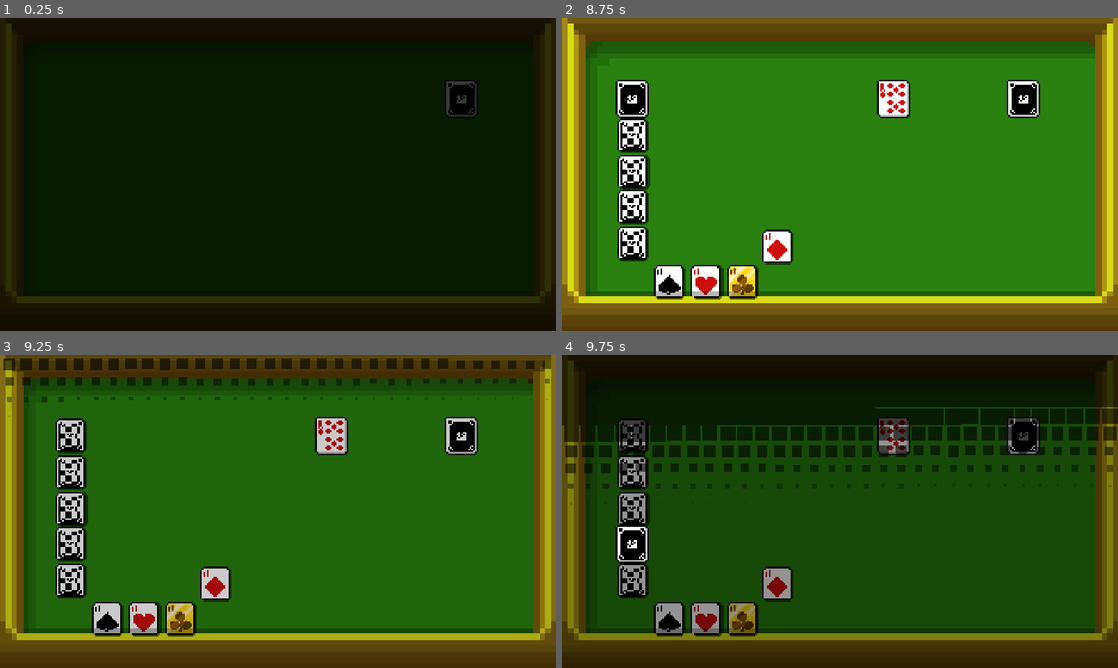
Above: before the commit, frames 1-4 (two rows, left to right).
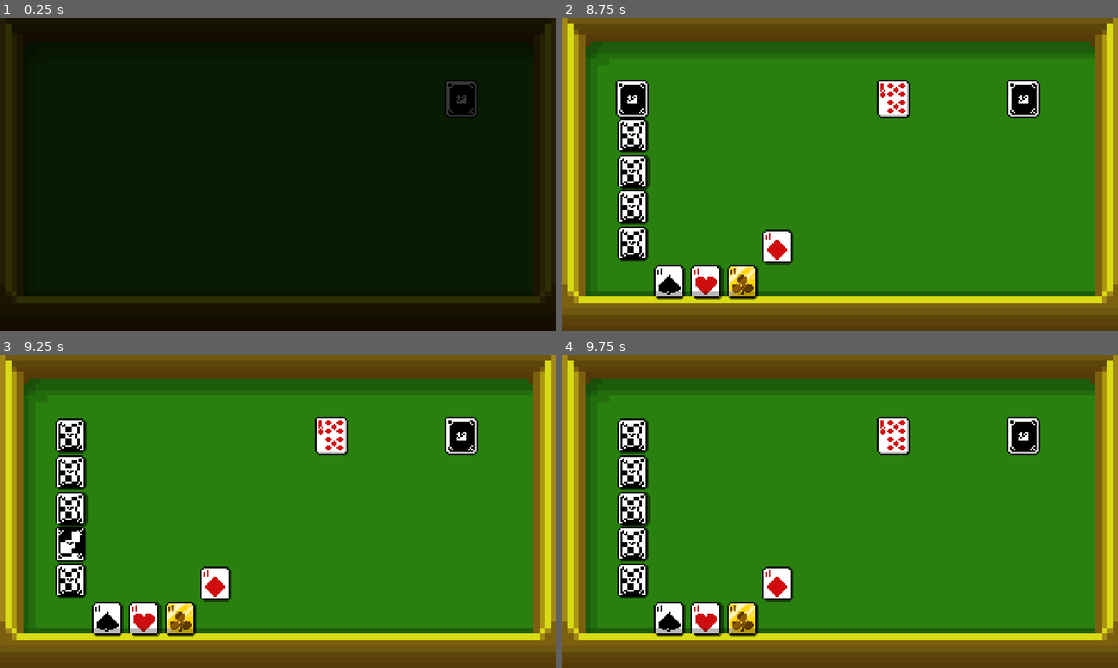
Above: after the commit, the same moments.

Repository: Kristerfer666/Riverhand
Game: Godot game, scene res://main.tscn
Same seed, same stepped clock (60 frames per second), same inputs: the game is played once before the commit and once after it.
Inputs (mouse positions are in pixels of both pictures, inside the frame that each line leads up to):
- Up to frame 1 (0.25 s): no input
- Up to frame 2 (8.75 s): move the mouse to (962, 158) at 0.52 s; click (962, 158) at 0.67 s; drag from (728, 190) to (1023, 96) at 1.27 s; move the mouse to (834, 237) at 2.02 s; click (834, 237) at 2.17 s; drag from (745, 277) to (634, 205) at 2.77 s; drag from (706, 277) to (634, 168) at 3.52 s; drag from (673, 277) to (634, 133) at 4.27 s; move the mouse to (634, 240) at 5.02 s; click (634, 240) at 5.17 s; tap Enter at 5.75 s; drag from (634, 205) to (673, 277) at 5.77 s; tap Space at 6.5 s; drag from (634, 168) to (1023, 96) at 6.52 s; drag from (634, 133) to (634, 240) at 7.27 s; move the mouse to (634, 96) at 8.02 s; click (634, 96) at 8.17 s
- Up to frame 3 (9.25 s): tap Enter at 8.75 s; drag from (333, 433) to (72, 542) at 8.77 s
- Up to frame 4 (9.75 s): move the mouse to (1006, 558) at 9.52 s; click (1006, 558) at 9.67 s

Frames 1-2 are identical in both runs. In frame 3, 77% of the frame differs, in the area x 0-100%, y 0-93%; in frame 4, 97%, in the area x 0-100%, y 0-100%.

Commit message:
fix post-restart bugs: aces jumping and winning transition not firing
Root cause: GameMaster.gd is attached to both the Main node and a
GameMaster child node. The button's _on_button_pressed signal connects
to Main, so full_reset() only reset Main's state. deck/hand reference
"../GameMaster" (the child), whose AOS_pos/AOH_pos/AOC_pos/AOD_pos
and transition_started were never cleared between games.

Also adds stale-coroutine guards (game_generation counter, is_instance_valid
checks) and reset() functions across deck, hand, inputmind, DealerMind,
and podium_transition to support a clean in-place restart.

Co-Authored-By: Claude Sonnet 4.6 <noreply@anthropic.com>

Diff:
--- a/DealerMind.gd
+++ b/DealerMind.gd
@@ -104,6 +104,12 @@
 		card.z_index = 3 if card.podium else 0
 
 
+func reset():
+	dragged_card = null
+	is_hovering = false
+	for child in get_children():
+		child.queue_free()
+
 # =====================
 # RAYCAST
 # =====================
--- a/GameMaster.gd
+++ b/GameMaster.gd
@@ -8,8 +8,8 @@
 var AOC_pos
 var AOD_pos
 
-var podium = ["AOD", "AOS", "AOC"]
-#var podium = []
+#var podium = ["AOD", "AOS", "AOC"]
+var podium = []
 var all_initial: Array = []
 
 var player_ace
@@ -24,6 +24,7 @@
 var degrade_suit
 var transition_started = false
 var chosing_ace = false
+var game_generation = 0
 
 # Called when the node enters the scene tree for the first time.
 func _ready() -> void:
@@ -50,39 +51,54 @@
 	all_initial.append(card)
 
 func recalculate_ace_y():
+	var gen = game_generation
 	var AOS_y = ACE_Y_POS - AOS_pos * CARD_WIDTH
 	var AOH_y = ACE_Y_POS - AOH_pos * CARD_WIDTH
 	var AOC_y = ACE_Y_POS - AOC_pos * CARD_WIDTH
 	var AOD_y = ACE_Y_POS - AOD_pos * CARD_WIDTH
 	for card in all_initial:
-		if card.ace:  # only move aces
-			var target_y = 0
-			match card.suit:
-				1: target_y = AOS_y
-				2: target_y = AOH_y
-				3: target_y = AOC_y
-				4: target_y = AOD_y
-			var target_pos = Vector2(card.position.x, target_y)
-			await get_tree().create_timer(0.1).timeout
-			await card.move_ace(target_pos)
-			degrade_ace()
+		if not is_instance_valid(card) or not card.ace:
+			continue
+		var target_y = 0
+		match card.suit:
+			1: target_y = AOS_y
+			2: target_y = AOH_y
+			3: target_y = AOC_y
+			4: target_y = AOD_y
+		var target_pos = Vector2(card.position.x, target_y)
+		await get_tree().create_timer(0.1).timeout
+		if game_generation != gen or not is_instance_valid(card):
+			return
+		await card.move_ace(target_pos)
+		if game_generation != gen:
+			return
+		degrade_ace()
 
 func degrade_ace():
+	var gen = game_generation
 	for order in range(1, 6):
 		if AOS_pos > order and AOH_pos > order and AOC_pos > order and AOD_pos > order:
 			for side in all_initial:
+				if not is_instance_valid(side):
+					continue
 				if side.side_order == order and !side.face_up:
 					flip_card(side)
 					await get_tree().create_timer(0.6).timeout
+					if game_generation != gen:
+						return
 					calc_degrade(degrade_suit)
 					recalculate_ace_y()
 		else:
 			continue
+	if game_generation != gen:
+		return
 	if podium.size() == 3 && !transition_started:
 		transition_started = true
 		deck_ref.clickable_signal = true
 		deck_ref.clickable = false
 		await get_tree().create_timer(1).timeout
+		if game_generation != gen:
+			return
 		transition_ref.transition_signal()
 
 func flip_card(card):
@@ -180,7 +196,44 @@
 
 func _on_button_pressed() -> void:
 	await transition_ref.final_transition_signal().finished
-	get_tree().reload_current_scene()
+	full_reset()
+
+func full_reset():
+	game_generation += 1
+	AOS_pos = 0
+	AOH_pos = 0
+	AOC_pos = 0
+	AOD_pos = 0
+	podium.clear()
+	all_initial.clear()
+	player_ace = null
+	any_move = null
+	degrade_suit = null
+	transition_started = false
+	chosing_ace = false
+	# Reset the GameMaster child node, which holds the actual game state used by deck/hand.
+	var gm_child = get_node_or_null("GameMaster")
+	if gm_child:
+		gm_child.game_generation = game_generation
+		gm_child.AOS_pos = 0
+		gm_child.AOH_pos = 0
+		gm_child.AOC_pos = 0
+		gm_child.AOD_pos = 0
+		gm_child.podium.clear()
+		gm_child.all_initial.clear()
+		gm_child.player_ace = null
+		gm_child.any_move = null
+		gm_child.degrade_suit = null
+		gm_child.transition_started = false
+		gm_child.chosing_ace = false
+	restart_btn_ref.get_node("Label").modulate.a = 1.0
+	restart_btn_ref.hide()
+	hand_ref.reset()
+	get_node("/root/Main/Dealermind").reset()
+	transition_ref.reset()
+	get_node("/root/Main/Inputmind").reset()
+	deck_ref.reset()
+	transition_ref.enter_transition_signal()
 
 func select_ace(ace):
 	player_ace = "AO" + ace.suit_to_letter()
--- a/deck.gd
+++ b/deck.gd
@@ -92,9 +92,10 @@
 		last_card = new_card
 		clickable = false
 		await get_tree().create_timer(0.618).timeout
-		gamemaster_ref.any_move = true
-		if !clickable_signal:
-			clickable = true
+		if is_instance_valid(new_card) and new_card == last_card:
+			gamemaster_ref.any_move = true
+			if !clickable_signal:
+				clickable = true
 
 
 func initial_dealing():
@@ -144,6 +145,17 @@
 	#clickable = true
 
 
+func reset():
+	player_deck = ["S2", "S3", "S4", "S5", "S6", "S7", "S8", "S9", "S10", "H2", "H3", "H4", "H5", "H6", "H7", "H8", "H9", "H10", "C2", "C3", "C4", "C5", "C6", "C7", "C8", "C9", "C10", "D2", "D3", "D4", "D5", "D6", "D7", "D8", "D9", "D10", "Sj", "Sq", "Sk", "Hj", "Hq", "Hk", "Cj", "Cq", "Ck", "Dj", "Dq", "Dk"]
+	player_deck.shuffle()
+	clickable = false
+	clickable_signal = false
+	initial_deal = true
+	last_card = null
+	last_last_card = null
+	$Area2D/CollisionShape2D.disabled = false
+	$Sprite2D.visible = true
+
 func animate_initial_card_tp(card, initial_position):
 	var tween = get_tree().create_tween()
 	tween.tween_property(card, "position", initial_position, 0.3)
--- a/hand.gd
+++ b/hand.gd
@@ -24,7 +24,8 @@
 		drawn_cards.insert(0, card)
 		update_hand_position()
 		await get_tree().create_timer(0.2).timeout
-		$"../GameMaster".move_ace(card)
+		if is_instance_valid(card) and card in player_hand:
+			$"../GameMaster".move_ace(card)
 	else:
 		animate_card_tp(card, card.inhand_position)
 
@@ -52,3 +53,7 @@
 	if card in player_hand:
 		player_hand.erase(card)
 		update_hand_position()
+
+func reset():
+	player_hand.clear()
+	drawn_cards.clear()
--- a/inputmind.gd
+++ b/inputmind.gd
@@ -34,6 +34,9 @@
 			raycast_at_cursor("deck")
 
 
+func reset():
+	ace_chosen = false
+
 func raycast_at_cursor(object):
 	var space_state = get_world_2d().direct_space_state
 	var parameters = PhysicsPointQueryParameters2D.new()
--- a/podium_transition.gd
+++ b/podium_transition.gd
@@ -48,6 +48,11 @@
 		.set_ease(Tween.EASE_OUT)
 	return tween
 
+func reset():
+	for child in get_children():
+		child.queue_free()
+	grid.clear()
+
 func play_transition():
 	# 播放你的黑色方块动画
 	await get_tree().create_timer(1.5).timeout
